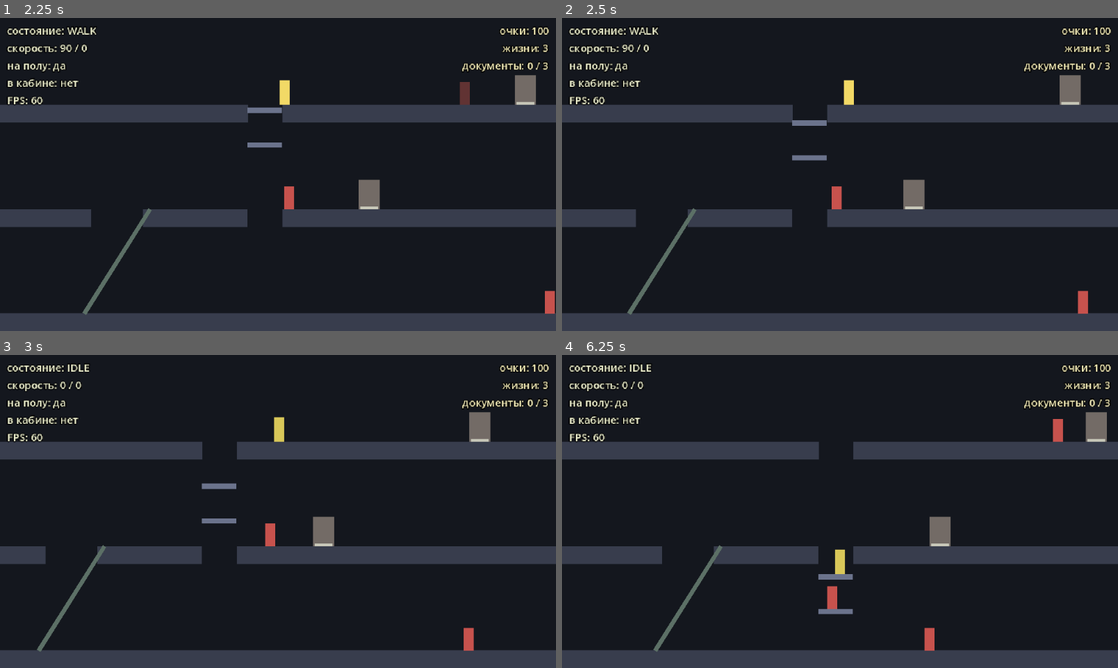
Above: before the commit, frames 1-4 (two rows, left to right).
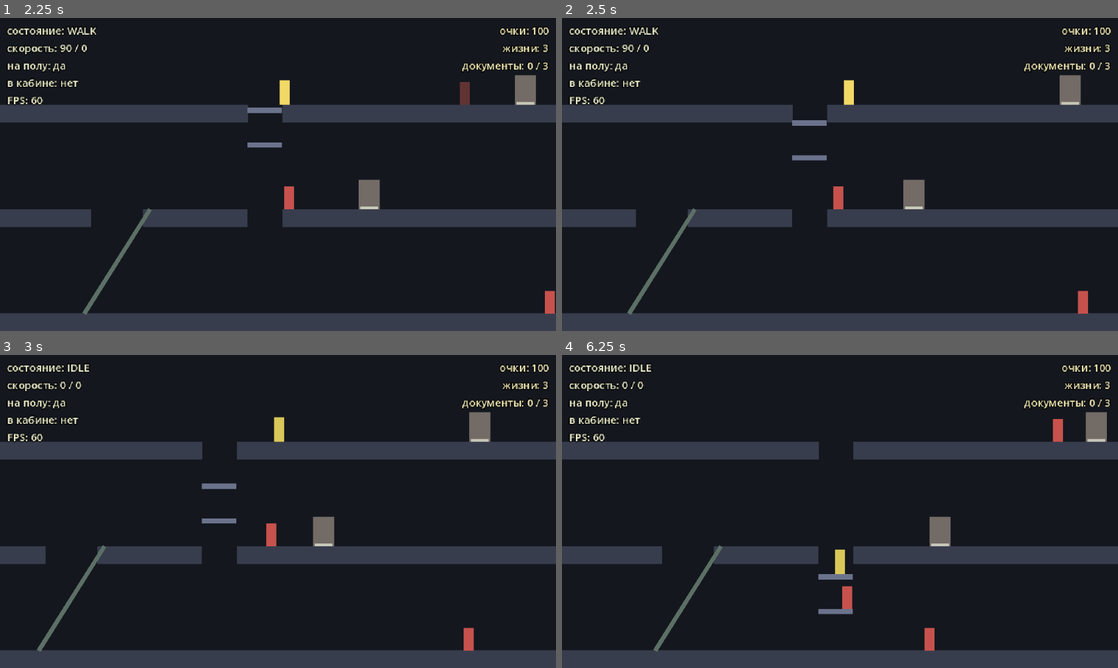
Above: after the commit, the same moments.

Repository: BalashovDmitriy/elaction
Game: Godot game, scene res://src/main.tscn
Same seed, same stepped clock (60 frames per second), same inputs: the game is played once before the commit and once after it.
Inputs (mouse positions are in pixels of both pictures, inside the frame that each line leads up to):
- Up to frame 1 (2.25 s): tap Enter at 0.5 s; move the mouse to (400, 158) at 0.52 s; hold Right (move_right) 0.53-1.25 s; tap X (shoot) at 0.6 s; click (400, 158) at 0.67 s; tap Space (jump) at 0.77 s; drag from (166, 190) to (289, 21) at 1.27 s; move the mouse to (333, 105) at 2.02 s; hold Right (move_right) from 2.03 s (still down); tap Alt at 2.1 s
- Up to frame 2 (2.5 s): keep holding Right (move_right)
- Up to frame 3 (3 s): release Right (move_right) at 2.75 s; drag from (250, 574) to (227, 489) at 2.77 s
- Up to frame 4 (6.25 s): move the mouse to (1006, 558) at 3.52 s; hold Left (move_left) 3.53-4.25 s; tap X (shoot) at 3.6 s; tap Space (jump) at 3.77 s; drag from (673, 464) to (828, 545) at 4.27 s; move the mouse to (867, 511) at 5.02 s; hold Down (move_down) 5.03-5.75 s; tap Alt at 5.1 s; click (867, 511) at 5.17 s; drag from (756, 433) to (834, 642) at 5.77 s

Frame 1 is identical in both runs. In frame 2, less than 0.1% of the frame differs, in the area x 48-51%, y 53-62%; in frame 3, less than 0.1%; in frame 4, 0.3%, in the area x 47-53%, y 73-82%.

Commit message:
fix(m4a): правки авторевью xhigh
Существенное из найденного:

Пуля гасла только в конце кадра, а тел за кадр успевала задеть несколько:
один выстрел убивал двоих сразу и приносил очки за каждого. Теперь она
помечается израсходованной в момент первого попадания.

capture.py M4a снимал сценарий M1: ключ в AUTO_PLANS был записан как M4A,
а незнакомая веха молча подменялась планом M1. То есть кадры вехи могли
уехать не от той сцены — регистр больше не важен, подмена предупреждает.

game_over приходил повторно при каждом lose_life() на нуле жизней, хотя
сообщает о переходе. Респавн не сбрасывал верхнюю точку полёта, и вернувшийся
в игру Otto нёс за собой чужую глубину падения.

Сверх находок закрыто то, что ревью оставило ограничением вехи: агент уходил
с собственного этажа в проём шахты, хотя ADR-0006 говорит «идёт по своему
этажу». Перед ногами появился щуп пола, правка проверена кадром.

Co-Authored-By: Claude Opus 5 <noreply@anthropic.com>
Claude-Session: https://claude.ai/code/session_01TrsEuB7nUPBDKu2PdRbYf4

Diff:
--- a/src/actors/enemy/enemy.gd
+++ b/src/actors/enemy/enemy.gd
@@ -13,7 +13,7 @@
 signal died(agent: Enemy)
 
 const BULLET_SCENE := preload("res://src/systems/combat/bullet.tscn")
-const ALIVE_COLOR := Color(0.78, 0.32, 0.30)
+## Живым агент покрашен в сцене; здесь — только цвет трупа.
 const DEAD_COLOR := Color(0.38, 0.20, 0.20)
 
 @export var walk_speed: float = 55.0
@@ -28,15 +28,33 @@
 ## Сколько тело лежит, прежде чем исчезнуть, с.
 @export var corpse_time: float = 0.5
 
+## Настройки решений. Узел держит их у себя и отдаёт [EnemyBrain] — так же, как
+## дверь отдаёт свои [DoorVisit]: подкрутить агента можно в инспекторе.
+@export var emerge_time: float = 0.6
+@export var same_line: float = 10.0
+@export var fire_range: float = 200.0
+@export var fire_cooldown: float = 1.1
+
 var _brain := EnemyBrain.new()
 var _target: Otto = null
 var _corpse_left: float = 0.0
 
 @onready var _body: ColorRect = $Body
+@onready var _floor_probe: RayCast2D = $FloorProbe
+
+
+func _ready() -> void:
+	_brain.emerge_time = emerge_time
+	_brain.same_line = same_line
+	_brain.fire_range = fire_range
+	_brain.fire_cooldown = fire_cooldown
 
 
 func _physics_process(delta: float) -> void:
 	if _brain.is_dead():
+		# Тело доезжает до пола: убитый в прыжке не должен зависать в воздухе.
+		_apply_gravity(delta)
+		move_and_slide()
 		_rot(delta)
 		return
 
@@ -46,9 +64,12 @@
 	if _brain.fired():
 		_fire()
 
-	velocity.x = walk_speed * _brain.facing if state == EnemyBrain.State.WALK else 0.0
-	if not is_on_floor():
-		velocity.y = minf(velocity.y + gravity * delta, max_fall_speed)
+	var walking := state == EnemyBrain.State.WALK
+	if walking and is_on_floor() and not _floor_ahead():
+		# Дальше пола нет: агент остаётся на своём этаже (ADR-0006, пункт 6).
+		walking = false
+	velocity.x = walk_speed * _brain.facing if walking else 0.0
+	_apply_gravity(delta)
 	move_and_slide()
 
 
@@ -78,6 +99,23 @@
 	return _brain.is_dead()
 
 
+## Есть ли пол там, куда агент собирается шагнуть.
+##
+## Без этой проверки он уходил бы с собственного этажа в проём шахты или
+## эскалатора: маска у него только на геометрию, а дыра в перекрытии для
+## него ничем не отличается от продолжения пола.
+func _floor_ahead() -> bool:
+	_floor_probe.position.x = absf(_floor_probe.position.x) * signf(_brain.facing)
+	# Луч обновляется в начале кадра, а мы только что его подвинули.
+	_floor_probe.force_raycast_update()
+	return _floor_probe.is_colliding()
+
+
+func _apply_gravity(delta: float) -> void:
+	if not is_on_floor():
+		velocity.y = minf(velocity.y + gravity * delta, max_fall_speed)
+
+
 ## Досчитывает время, которое тело лежит на полу, и убирает его.
 func _rot(delta: float) -> void:
 	_corpse_left -= delta
--- a/src/actors/enemy/enemy.tscn
+++ b/src/actors/enemy/enemy.tscn
@@ -20,3 +20,8 @@
 offset_right = 6.0
 mouse_filter = 2
 color = Color(0.78, 0.32, 0.3, 1)
+
+[node name="FloorProbe" type="RayCast2D" parent="."]
+position = Vector2(9, -4)
+target_position = Vector2(0, 12)
+collision_mask = 1
--- a/src/actors/otto/otto.gd
+++ b/src/actors/otto/otto.gd
@@ -127,10 +127,15 @@
 	return _states.is_dead()
 
 
-## Возвращает Otto в игру после смерти. Ставить его на место — дело уровня.
+## Возвращает Otto в игру после смерти. Ставить его на место — дело уровня,
+## поэтому зовут это уже после переноса: верхняя точка полёта берётся отсюда.
+##
+## Без сброса [member _apex_y] упавший в шахту возвращался бы с чужой глубиной
+## падения за спиной и разбивался бы на ровном месте.
 func revive() -> void:
 	_states.reset()
 	velocity = Vector2.ZERO
+	_apex_y = global_position.y
 	_repose()
 
 
@@ -226,11 +231,7 @@
 	_camera.limit_bottom = int(bounds.end.y)
 
 
-## Есть ли над головой место, чтобы выпрямиться из приседа.
-##
-## Проверяется сидячей формой: если ею удаётся подняться на разницу высот,
-## то и стоячая поместится. Без этой проверки полная форма включалась бы
-## безусловно и выталкивала Otto сквозь перекрытие (долг M1).
+## Выпускает пулю. Высоту полёта задаёт поза: присев, Otto стреляет ниже.
 func _fire() -> void:
 	var crouching := _states.state == OttoStateMachine.State.CROUCH
 	var height := shot_height_crouching if crouching else shot_height_standing
@@ -265,6 +266,11 @@
 		GameState.instance().add_score(GameState.ENEMY_KICK_SCORE)
 
 
+## Есть ли над головой место, чтобы выпрямиться из приседа.
+##
+## Проверяется сидячей формой: если ею удаётся подняться на разницу высот,
+## то и стоячая поместится. Без этой проверки полная форма включалась бы
+## безусловно и выталкивала Otto сквозь перекрытие (долг M1).
 func _can_stand_up() -> bool:
 	if _states.state != OttoStateMachine.State.CROUCH:
 		return true
--- a/src/autoload/game_state.gd
+++ b/src/autoload/game_state.gd
@@ -1,11 +1,11 @@
 class_name GameState
 extends Node
 
-## Состояние партии: счёт и прогресс по документам.
+## Состояние партии: счёт, жизни и прогресс по документам.
 ##
 ## Первый синглтон игрового состояния в проекте. Двери, HUD и выход не знают друг
 ## о друге и связываются через него сигналами — как предписывают соглашения.
-## В M4 сюда приедут жизни, в M5 — номер здания.
+## В M5 сюда приедет номер здания.
 ##
 ## В дерево его ставит автолоад `Game`, а код обращается через [method instance].
 ## Имя автолоада само по себе идентификатором не является: `--check-only` разбирает
@@ -76,8 +76,13 @@
 
 
 ## Снимает жизнь. Возвращает true, если Otto ещё может вернуться в игру.
+##
+## После конца партии ничего не делает: [signal game_over] сообщает о переходе,
+## а не о состоянии, и повторно он не приходит.
 func lose_life() -> bool:
-	lives = maxi(lives - 1, 0)
+	if lives <= 0:
+		return false
+	lives -= 1
 	lives_changed.emit(lives)
 	if lives > 0:
 		return true
--- a/src/autoload/screenshotter.gd
+++ b/src/autoload/screenshotter.gd
@@ -16,7 +16,8 @@
 
 ## Шаги автоматического прогона по вехам: что удерживать и сколько секунд.
 ##
-## План выбирается аргументом --capture=<веха>; для незнакомой берётся план M1.
+## План выбирается аргументом --capture=<веха>, регистр имени не важен; для
+## незнакомой вехи берётся план M1 и в лог идёт предупреждение.
 ##
 ## Выдержки M1 завязаны на время полёта Otto (2 · jump_speed / gravity ≈ 0.85 с):
 ## «jump» снимается около вершины, а «crouch» — уже после приземления.
@@ -53,19 +54,19 @@
 		{"label": "to_escalator", "actions": ["move_left", "move_up"], "hold": 3.4},
 		{"label": "middle_floor", "actions": [], "hold": 1.0},
 	],
+	"M3":
+	[
+		{"label": "floor_top", "actions": [], "hold": 0.4},
+		{"label": "at_red_door", "actions": ["move_left"], "hold": 3.55},
+		{"label": "inside", "actions": ["move_up"], "hold": 0.7},
+		{"label": "back_outside", "actions": ["move_right"], "hold": 0.6},
+	],
 	"M4A":
 	[
 		{"label": "agent_out", "actions": [], "hold": 0.8},
 		{"label": "otto_fires", "actions": ["shoot"], "hold": 0.2},
 		{"label": "after_the_shot", "actions": [], "hold": 1.5},
 		{"label": "under_fire", "actions": [], "hold": 7.0},
-	],
-	"M3":
-	[
-		{"label": "floor_top", "actions": [], "hold": 0.4},
-		{"label": "at_red_door", "actions": ["move_left"], "hold": 3.55},
-		{"label": "inside", "actions": ["move_up"], "hold": 0.7},
-		{"label": "back_outside", "actions": ["move_right"], "hold": 0.6},
 	],
 }
 const DEFAULT_PLAN := "M1"
@@ -127,8 +128,7 @@
 	# Даём сцене собраться и уровню построить геометрию.
 	await tree.process_frame
 
-	var plan: Array = AUTO_PLANS.get(_milestone, AUTO_PLANS[DEFAULT_PLAN])
-	for step: Dictionary in plan:
+	for step: Dictionary in _plan_for(_milestone):
 		var actions: Array = step.get("actions", [])
 		for action: String in actions:
 			Input.action_press(action)
@@ -140,6 +140,19 @@
 			Input.action_release(action)
 
 	tree.quit()
+
+
+## Сценарий вехи. Регистр не важен: в документах веха зовётся `M4a`, а ключ
+## здесь один на оба написания.
+##
+## У незнакомой вехи плана нет, и молча снимать вместо неё M1 нельзя: кадры
+## легли бы в папку с её именем и сошли бы за её сценарий. Поэтому — предупреждение.
+func _plan_for(milestone: String) -> Array:
+	var key := milestone.to_upper()
+	if AUTO_PLANS.has(key):
+		return AUTO_PLANS[key]
+	push_warning("Нет плана съёмки для вехи «%s», снимается %s" % [milestone, DEFAULT_PLAN])
+	return AUTO_PLANS[DEFAULT_PLAN]
 
 
 func _milestone_from_cmdline() -> String:
--- a/src/levels/greybox_level.gd
+++ b/src/levels/greybox_level.gd
@@ -249,10 +249,11 @@
 
 ## Выпускает агента из двери.
 func _release_agent(door: Door) -> void:
+	var mat := door.mat_position()
 	var agent := ENEMY_SCENE.instantiate() as Enemy
 	add_child(agent)
-	agent.global_position = door.mat_position()
-	agent.setup(otto, signf(otto.global_position.x - door.mat_position().x))
+	agent.global_position = mat
+	agent.setup(otto, signf(otto.global_position.x - mat.x))
 	agent.died.connect(_on_agent_died.bind(door))
 
 
--- a/src/main.gd
+++ b/src/main.gd
@@ -2,8 +2,9 @@
 
 ## Точка входа проекта.
 ##
-## На этапе M3 грузит greybox-уровень, показывает счёт с документами и
-## отладочный оверлей с состоянием Otto. Игровой цикл и меню — в M5 и M8.
+## На этапе M4a грузит greybox-уровень, показывает счёт, жизни и документы,
+## а рядом — отладочный оверлей с состоянием Otto. Игровой цикл и меню — в M5 и M8,
+## пока что «игра окончена» только пишется в HUD.
 
 var _cleared: bool = false
 var _game_over: bool = false
--- a/src/systems/combat/bullet.gd
+++ b/src/systems/combat/bullet.gd
@@ -28,6 +28,8 @@
 var direction: float = 1.0
 
 var _travelled: float = 0.0
+## Пуля уже во что-то попала и доживает до конца кадра.
+var _spent: bool = false
 
 
 func _ready() -> void:
@@ -43,6 +45,12 @@
 
 
 func _on_body_entered(body: Node2D) -> void:
+	# queue_free() убирает узел только в конце кадра, а тел за один кадр можно
+	# задеть несколько: без этой отметки одна пуля убивала бы двоих сразу и
+	# приносила очки за каждого.
+	if _spent:
+		return
+	_spent = true
 	# Геометрия просто гасит пулю, живых разбирает стрелявший.
 	hit_target.emit(body)
 	queue_free()
--- a/tests/test_game_state.gd
+++ b/tests/test_game_state.gd
@@ -76,3 +76,14 @@
 		game.lose_life()
 	assert_false(game.lose_life(), "жизни кончились")
 	assert_signal_emitted(game, "game_over")
+
+
+func test_game_over_comes_once() -> void:
+	var game := _state()
+	for _death: int in GameState.STARTING_LIVES:
+		game.lose_life()
+	watch_signals(game)
+	assert_false(game.lose_life(), "после конца партии жизнь снять нельзя")
+	assert_eq(game.lives, 0)
+	assert_signal_not_emitted(game, "game_over", "game_over сообщает о переходе, а не о состоянии")
+	assert_signal_not_emitted(game, "lives_changed")
Not shown, changed: docs/STATUS.md
